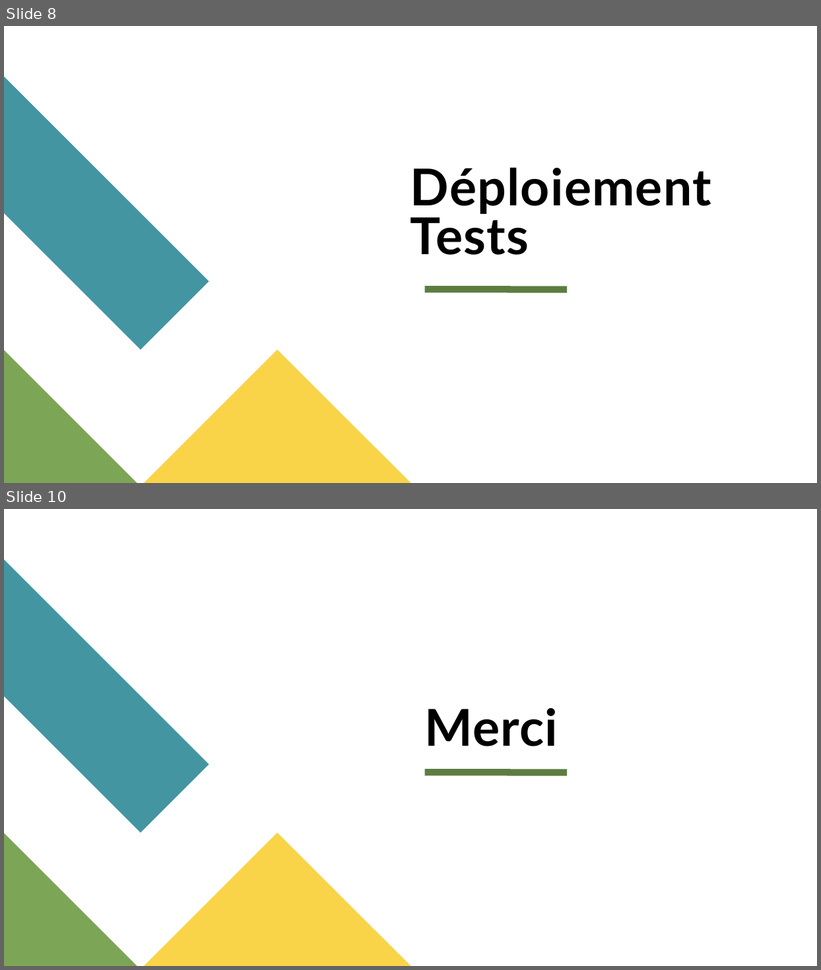
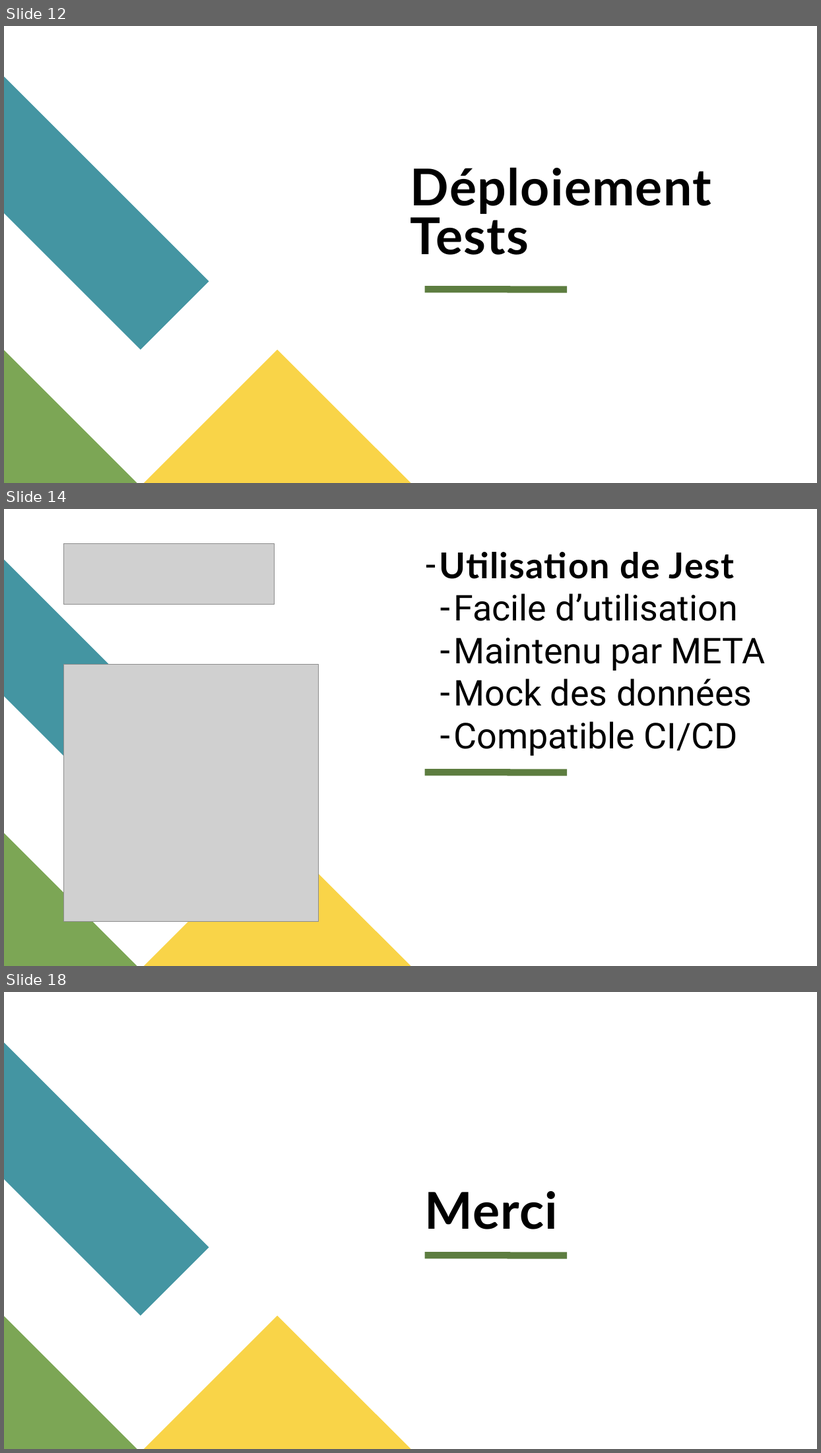
Before and after one commit to RMurier/CESI-BAC-3-CUBE-2-PERSO, a slide deck: documents/CESIZen.pptx. Shown one above the other, each under a label of ours: slides 8 and 10 before the commit, slides 12, 14 and 18 after it; the slides between them are not shown. The pictures are 821x970 and 821x1453 pixels, drawn with LibreOffice and Linux fonts; fonts in the diff are those of the drawing; grey boxes stand for pictures. Boxes give left, top, right and bottom in pixels: in the first picture for what was removed or moved away, otherwise in the second. Text is boxed around its words. In the diff, an @@ line names an element or a change of style, - is before the commit and + after.

```diff
--- a/documents/CESIZen.pptx
+++ b/documents/CESIZen.pptx
@@ slide 14 added at (4, 509, 817, 966), background #FFFFFF; not listed: 4 template elements that a slide beside it also shows @@
@@ picture added at (64, 544, 274, 605) @@
@@ title added at (439, 552, 766, 756), 42 pt, text #000000 @@
+– Utilisation de Jest
+  – Facile d’utilisation
+  – Maintenu par META
+  – Mock des données
+  – Compatible CI/CD
@@ picture added at (64, 665, 318, 922) @@
@@ what was slide 8 is now slide 12 @@
@@ what was slide 10 is now slide 18 @@
```
Also in this commit, not shown: 2 slides changed, 7 other slides added, 1 other file.
